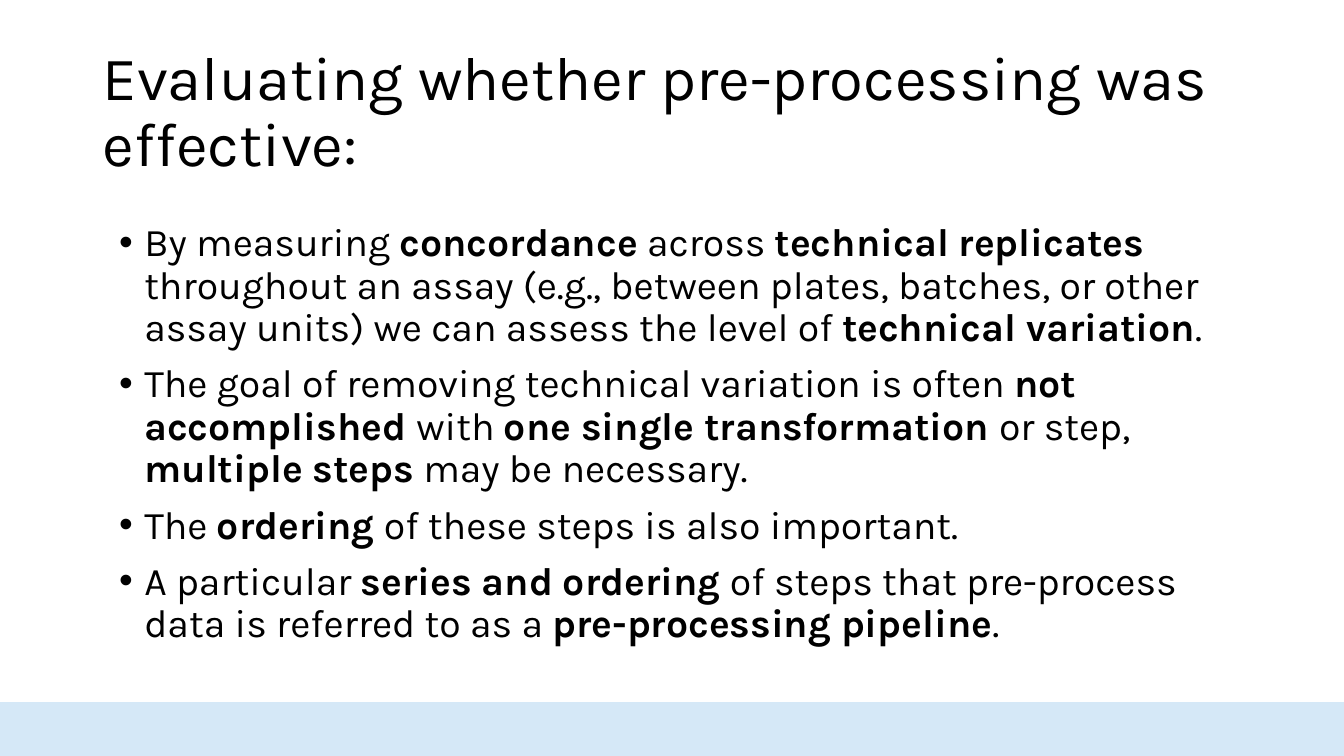
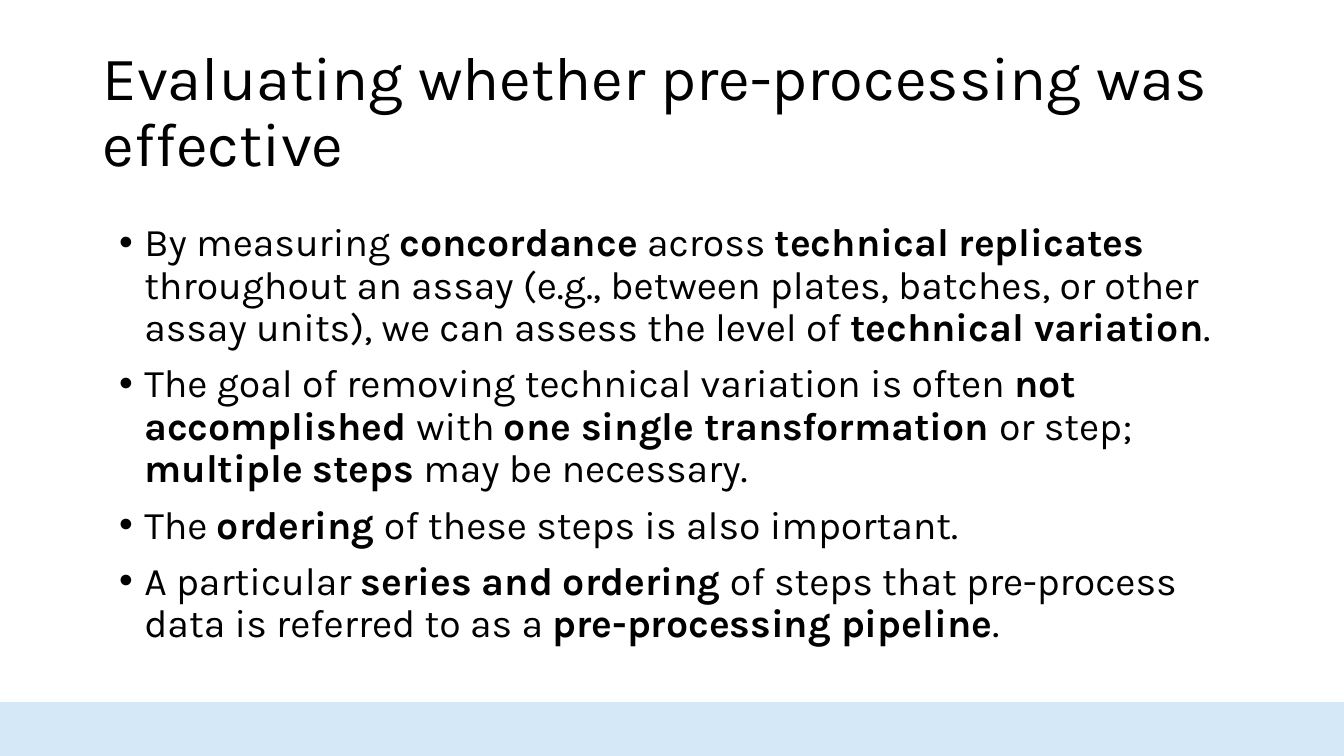
Before and after one commit to HopkinsIDD/seroanalytics_workshop, a slide deck: slide 9 of Part 3/Lecture 3.pptx. Drawn at 1344x756 pixels with LibreOffice and Linux fonts; fonts in the diff are those of the drawing; background and template pictures are left out. Boxes give left, top, right and bottom in pixels: in the first picture for what was removed or moved away, otherwise in the second. Text is boxed around its words. In the diff, an @@ line names an element or a change of style, - is before the commit and + after.

```diff
--- a/Part 3/Lecture 3.pptx
+++ b/Part 3/Lecture 3.pptx
@@ title at (102,57,1207,167): text changed @@
-Evaluating whether pre-processing was effective:
+Evaluating whether pre-processing was effective
@@ text at (144,228,1210,492): text changed @@
-• By measuring concordance across technical replicates throughout an assay (e.g., between plates, batches, or other assay units) we can assess the level of technical variation.
-• The goal of removing technical variation is often not accomplished with one single transformation or step, multiple steps may be necessary.
+• By measuring concordance across technical replicates throughout an assay (e.g., between plates, batches, or other assay units), we can assess the level of technical variation.
+• The goal of removing technical variation is often not accomplished with one single transformation or step; multiple steps may be necessary.
```
Also in this commit, not shown: 21 other slides changed, 2 other files.
